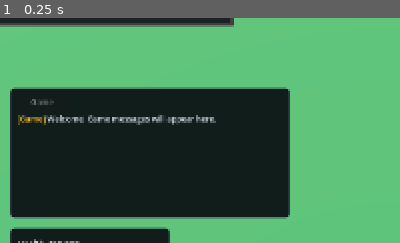
Above: before the commit, frame 1.
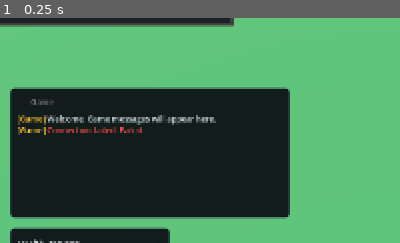
Above: after the commit, the same moment.

Repository: mywyau/arcana
Game: Godot game, scene res://scenes/main.tscn
Two runs of this game, one before a commit and one after it. Both use one fixed random seed, a clock stepped at 60 frames per second and the inputs below.
Inputs:
- Up to frame 1 (0.25 s): no input
The pictures show only the part of the screen within x 0-50%, y 32-82%; the shares and areas given below are measured in that part.

The runs differ from the first frame. In frame 1, 0.5% of the frame differs, in the area x 4-36%, y 48-52%.

Commit message:
ready game for hosting

Diff:
--- a/client/scripts/client_profile.gd
+++ b/client/scripts/client_profile.gd
@@ -3,6 +3,7 @@
 
 const DEFAULT_NAME: String = "default"
 const MAXIMUM_NAME_LENGTH: int = 32
+const LEGACY_IDENTITY_SECTION: String = "identity"
 
 static var _selected_name: String = ""
 
@@ -28,6 +29,21 @@
 	return "user://%s.%s.%s" % [stem, profile_name, extension]
 
 
+static func server_identity_section(server_url: String) -> String:
+	# ConfigFile section names should not contain a full URL. Hashing keeps the
+	# section stable and allows one profile to retain identities for many servers.
+	return "identity_%s" % server_url.strip_edges().sha256_text()
+
+
+static func is_local_server(server_url: String) -> bool:
+	var normalized_url: String = server_url.strip_edges().to_lower()
+	return (
+		normalized_url.begins_with("ws://localhost:")
+		or normalized_url.begins_with("ws://127.0.0.1:")
+		or normalized_url.begins_with("ws://[::1]:")
+	)
+
+
 static func _sanitize_name(requested_name: String) -> String:
 	var normalized: String = requested_name.strip_edges().to_lower().left(MAXIMUM_NAME_LENGTH)
 	var sanitized: String = ""
--- a/client/scripts/network_client.gd
+++ b/client/scripts/network_client.gd
@@ -16,10 +16,12 @@
 var _guest_token: String = ""
 var _retry_without_guest_token: bool = false
 var _guest_identity_path: String = ClientProfile.config_path("guest_identity.cfg")
+var _guest_identity_section: String = ""
 
 
 func _ready() -> void:
 	_configure_server_url()
+	_guest_identity_section = ClientProfile.server_identity_section(server_url)
 	_load_guest_token()
 	_connect_to_server.call_deferred()
 
@@ -629,12 +631,29 @@
 	var config := ConfigFile.new()
 	if config.load(_guest_identity_path) != OK:
 		return
-	_guest_token = str(config.get_value("identity", "guest_token", ""))
+	_guest_token = str(config.get_value(_guest_identity_section, "guest_token", ""))
+	if (
+		_guest_token.is_empty()
+		and ClientProfile.is_local_server(server_url)
+		and config.has_section_key(ClientProfile.LEGACY_IDENTITY_SECTION, "guest_token")
+	):
+		# Guest tokens previously belonged implicitly to localhost. Migrate that
+		# value only for local connections so it is never presented to a host.
+		_guest_token = str(
+			config.get_value(ClientProfile.LEGACY_IDENTITY_SECTION, "guest_token", "")
+		)
+		if not _guest_token.is_empty():
+			_save_guest_token()
 
 
 func _save_guest_token() -> void:
 	var config := ConfigFile.new()
-	config.set_value("identity", "guest_token", _guest_token)
+	var load_result: Error = config.load(_guest_identity_path)
+	if load_result != OK and load_result != ERR_FILE_NOT_FOUND:
+		status_changed.emit("Could not read guest identities: %s" % error_string(load_result))
+		return
+	config.set_value(_guest_identity_section, "server_url", server_url)
+	config.set_value(_guest_identity_section, "guest_token", _guest_token)
 	var result: Error = config.save(_guest_identity_path)
 	if result != OK:
 		status_changed.emit("Could not save guest identity: %s" % error_string(result))
Not shown, added: .env.client.example
Not shown, added: run-client-local.sh
Not shown, changed: run-client.sh
